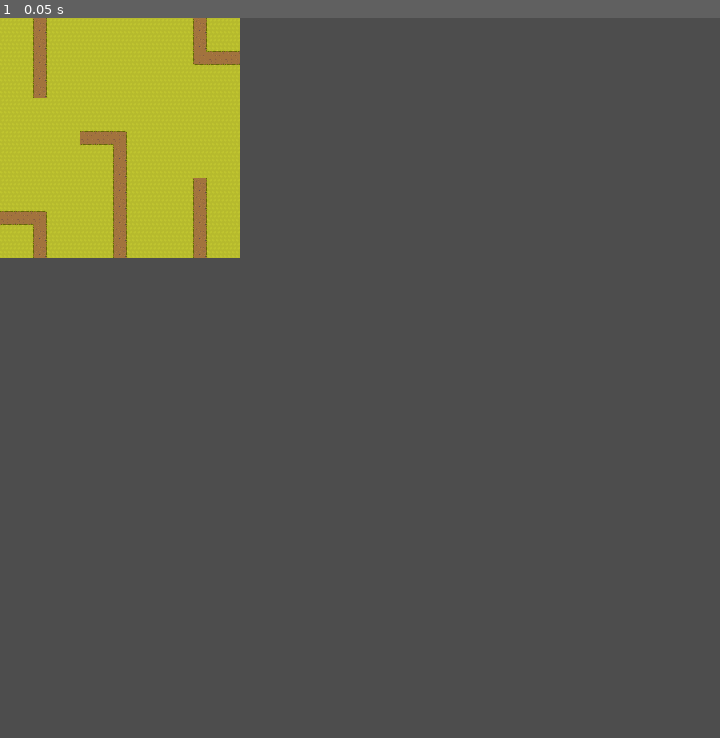
Above: before the commit, frame 1.
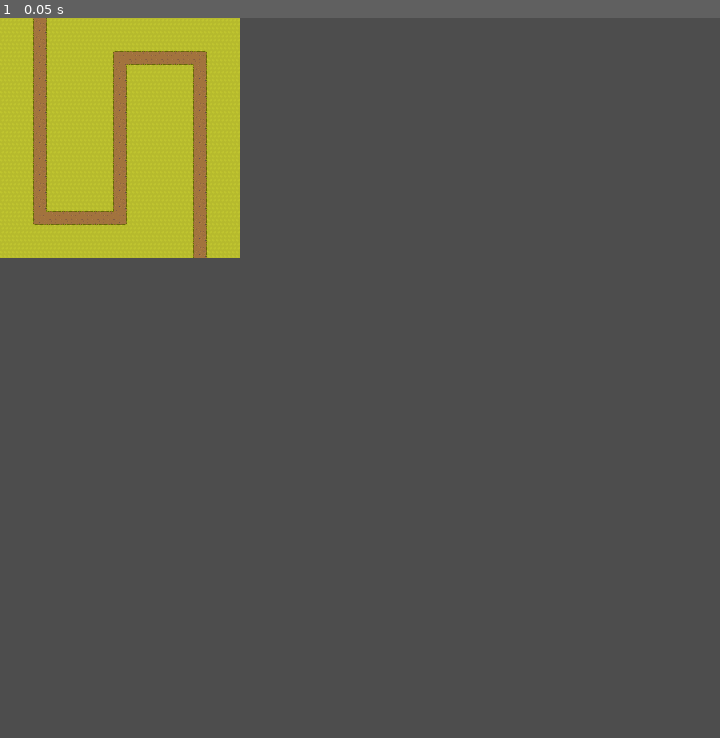
Above: after the commit, the same moment.

Repository: SenorBoberts/GMTK-Game-Jam
Game: Godot game, scene res://src/main.tscn
Two runs of this game, one before a commit and one after it. Both use one fixed random seed, a clock stepped at 60 frames per second and the inputs below.
Inputs:
- Up to frame 1 (0.05 s): no input

The runs differ from the first frame. In frame 1, 1.8% of the frame differs, in the area x 0-34%, y 0-34%.

Commit message:
closer still has a couple issues

Diff:
--- a/src/tiles/MapManager.gd
+++ b/src/tiles/MapManager.gd
@@ -22,8 +22,8 @@
 const vertical_dict = {
 	"NORTH": [TILE_TYPES.STRAIGHT_DOWN, TILE_TYPES.LEFT_DOWN, TILE_TYPES.RIGHT_DOWN, TILE_TYPES.GROUND],
 	"SOUTH": [TILE_TYPES.STRAIGHT_DOWN, TILE_TYPES.LEFT_UP, TILE_TYPES.RIGHT_UP, TILE_TYPES.GROUND],
-	"EAST": [TILE_TYPES.STRAIGHT_DOWN, TILE_TYPES.LEFT_DOWN, TILE_TYPES.LEFT_UP, TILE_TYPES.GROUND],
-	"WEST": [TILE_TYPES.STRAIGHT_DOWN, TILE_TYPES.RIGHT_DOWN, TILE_TYPES.RIGHT_UP, TILE_TYPES.GROUND]
+	"EAST": [TILE_TYPES.STRAIGHT_DOWN, TILE_TYPES.RIGHT_DOWN, TILE_TYPES.RIGHT_UP, TILE_TYPES.GROUND],
+	"WEST": [TILE_TYPES.STRAIGHT_DOWN, TILE_TYPES.LEFT_DOWN, TILE_TYPES.LEFT_UP, TILE_TYPES.GROUND]
 }
 
 const horizontal_dict = {
@@ -62,10 +62,10 @@
 }
 
 const ground_dict = {
-	"NORTH": [TILE_TYPES.STRAIGHT_DOWN, TILE_TYPES.STRAIGHT_ACROSS, TILE_TYPES.LEFT_DOWN, TILE_TYPES.LEFT_UP, TILE_TYPES.RIGHT_DOWN, TILE_TYPES.RIGHT_UP, TILE_TYPES.GROUND],
-	"SOUTH": [TILE_TYPES.STRAIGHT_DOWN, TILE_TYPES.STRAIGHT_ACROSS, TILE_TYPES.LEFT_DOWN, TILE_TYPES.LEFT_UP, TILE_TYPES.RIGHT_DOWN, TILE_TYPES.RIGHT_UP, TILE_TYPES.GROUND],
-	"EAST": [TILE_TYPES.STRAIGHT_DOWN, TILE_TYPES.STRAIGHT_ACROSS, TILE_TYPES.LEFT_DOWN, TILE_TYPES.LEFT_UP, TILE_TYPES.RIGHT_DOWN, TILE_TYPES.RIGHT_UP, TILE_TYPES.GROUND],
-	"WEST": [TILE_TYPES.STRAIGHT_DOWN, TILE_TYPES.STRAIGHT_ACROSS, TILE_TYPES.LEFT_DOWN, TILE_TYPES.LEFT_UP, TILE_TYPES.RIGHT_DOWN, TILE_TYPES.RIGHT_UP, TILE_TYPES.GROUND],
+	"NORTH": [TILE_TYPES.STRAIGHT_ACROSS, TILE_TYPES.LEFT_UP, TILE_TYPES.RIGHT_UP, TILE_TYPES.GROUND],
+	"SOUTH": [TILE_TYPES.STRAIGHT_ACROSS, TILE_TYPES.LEFT_DOWN, TILE_TYPES.RIGHT_DOWN, TILE_TYPES.GROUND],
+	"EAST": [TILE_TYPES.STRAIGHT_DOWN, TILE_TYPES.RIGHT_DOWN, TILE_TYPES.RIGHT_UP, TILE_TYPES.GROUND],
+	"WEST": [TILE_TYPES.STRAIGHT_DOWN, TILE_TYPES.LEFT_DOWN, TILE_TYPES.LEFT_UP, TILE_TYPES.GROUND],
 }
 
 const VALIDNEIGHBOURS = {
@@ -84,7 +84,6 @@
 	# Add entrence and exit
 	add_entrance_and_exit()
 	# Iterate
-	#test_iter()
 	iteration()
 	# Print Grid
 	pretty_print_grid()
@@ -96,7 +95,7 @@
 		for j in CANVAS_SIZE:
 			var curTile = newEmptyTile()
 			curTile.trim_edges(i, j)
-			curTile.position = Vector2(i * 80, j * 80)
+			curTile.position = Vector2(j * 80, i * 80)
 			nodes[i].append(curTile)
 
 func add_entrance_and_exit():
@@ -110,29 +109,13 @@
 	update_nodes(CANVAS_SIZE - 1, CANVAS_SIZE - 1, 1)
 	tiles_filled += 2
 
-func test_iter():
-	var li = 1
-	var lj = 0
-	var n = nodes[li][lj]
-	print(n.possible_states)
-	n.collapse()
-	update_nodes(li, lj, n.type)
-	tiles_filled += 1
-	li = 2
-	lj = 0
-	n = nodes[li][lj]
-	print(n.possible_states)
-	#n.collapse()
-	#update_nodes(li, lj, n.type)
-	#tiles_filled += 1
-
 func iteration():
 	while tiles_filled < CANVAS_SIZE**2:
 		var lowest = find_lowest()
 		var li = lowest[0]
 		var lj = lowest[1]
-		print(str(li) + " " + str(lj))
 		var n = nodes[li][lj]
+		print(str(li) + " " + str(lj) + " " + str(n.possible_states))
 		n.collapse()
 		n.add_tilemap()
 		update_nodes(li, lj, n.type)
--- a/src/tiles/tile.gd
+++ b/src/tiles/tile.gd
@@ -22,7 +22,7 @@
 
 func all_states():
 	var arr = []
-	for i in range(1, NUM_STATES):
+	for i in range(1, NUM_STATES - 1):
 		arr.append(i)
 	states_size = arr.size()
 	return arr
@@ -55,14 +55,13 @@
 	#print(possible_states)
 
 func collapse():
-	if possible_states.size() == 1:
+	if possible_states.size() == 0:
 		type = 7
 		possible_states = []
 		states_size = 1000
 	elif type == 0:
 		# collapse randomly
-		var toss = randi() % possible_states.size() - 1
-		type = possible_states[toss]
+		type = possible_states.pick_random()
 		possible_states = []
 		states_size = 1000
 	else:
